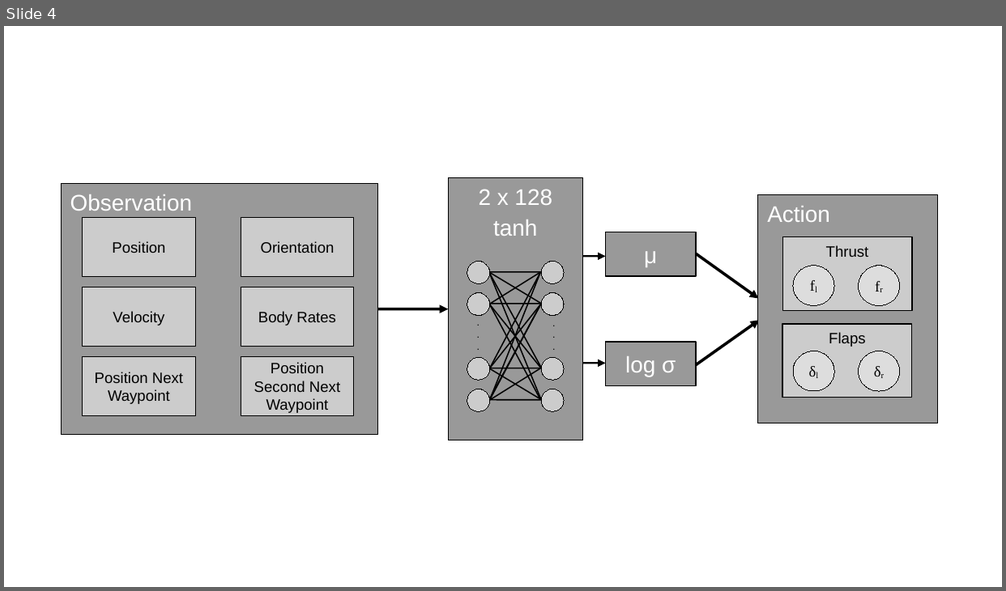
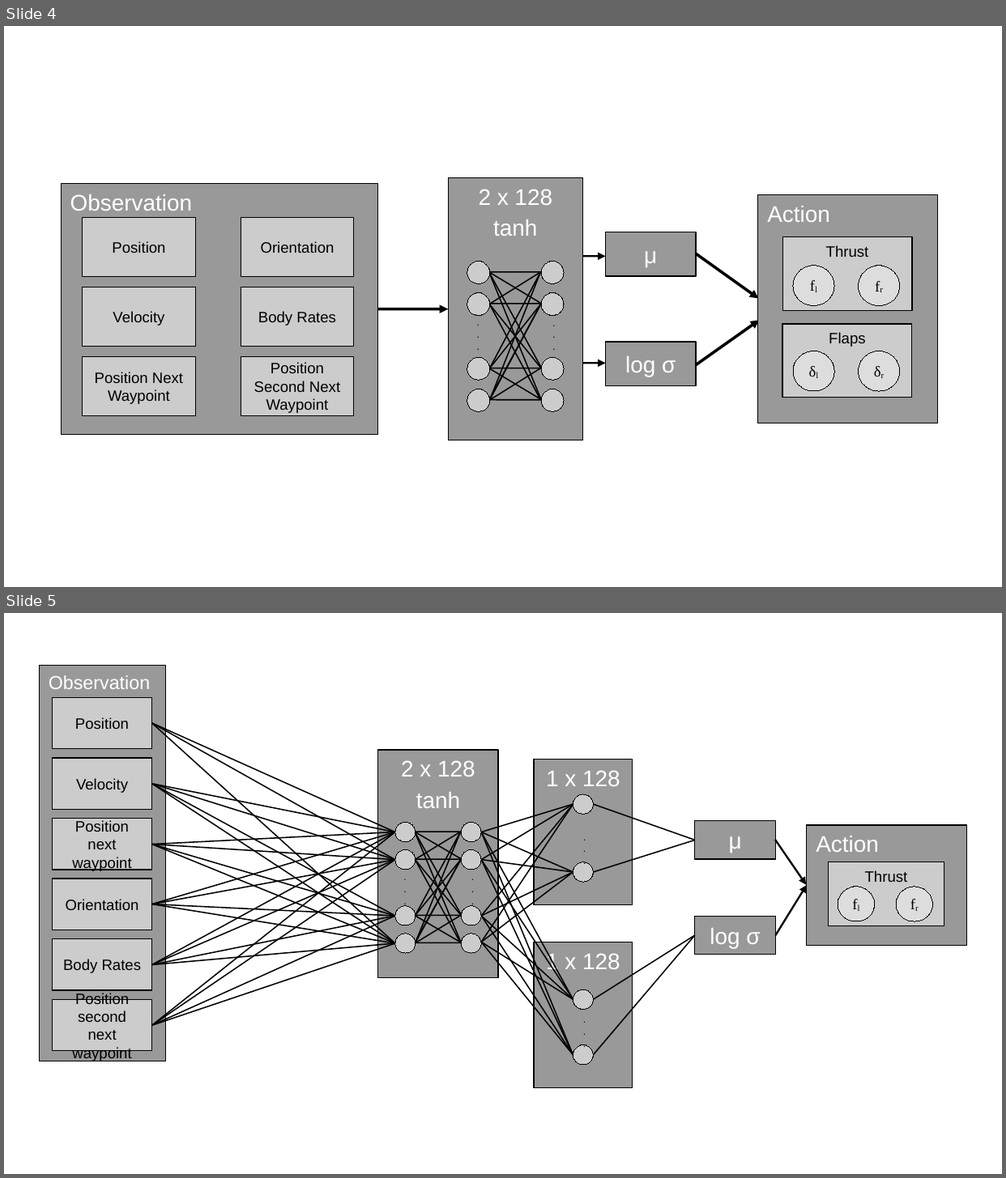
Before and after one commit to LarissaRickler/adlr-reports, a slide deck: Presentation/Visualization/Illustrations.odp. Shown one above the other, each under a label of ours: slide 4 before the commit, slides 4 and 5 after it. The pictures are 1006x591 and 1006x1178 pixels, drawn with LibreOffice and Linux fonts; fonts in the diff are those of the drawing. Boxes give left, top, right and bottom in pixels: in the first picture for what was removed or moved away, otherwise in the second. Text is boxed around its words. In the diff, an @@ line names an element or a change of style, - is before the commit and + after.

```diff
--- a/Presentation/Visualization/Illustrations.odp
+++ b/Presentation/Visualization/Illustrations.odp
@@ slide 5 added at [4, 613, 1002, 1174], background #FFFFFF @@
@@ group added at [40, 666, 966, 1088]: 60 lines, 14 rectangles, 14 ellipses, 4 texts, 2 arrows @@
+1 x 128
+1 x 128
+.
+.
+.
+μ
+log σ
+Action
+Thrust
+fl
+fr
+2 x 128
+tanh
+.
+.
+.
+Observation
+Orientation
+Position
+Body Rates
+Velocity
+Position second next waypoint
+Position next waypoint
+.
+.
+.
+.
+.
+.
```
Also in this commit, not shown: 1 other slide added, 15 other files.
